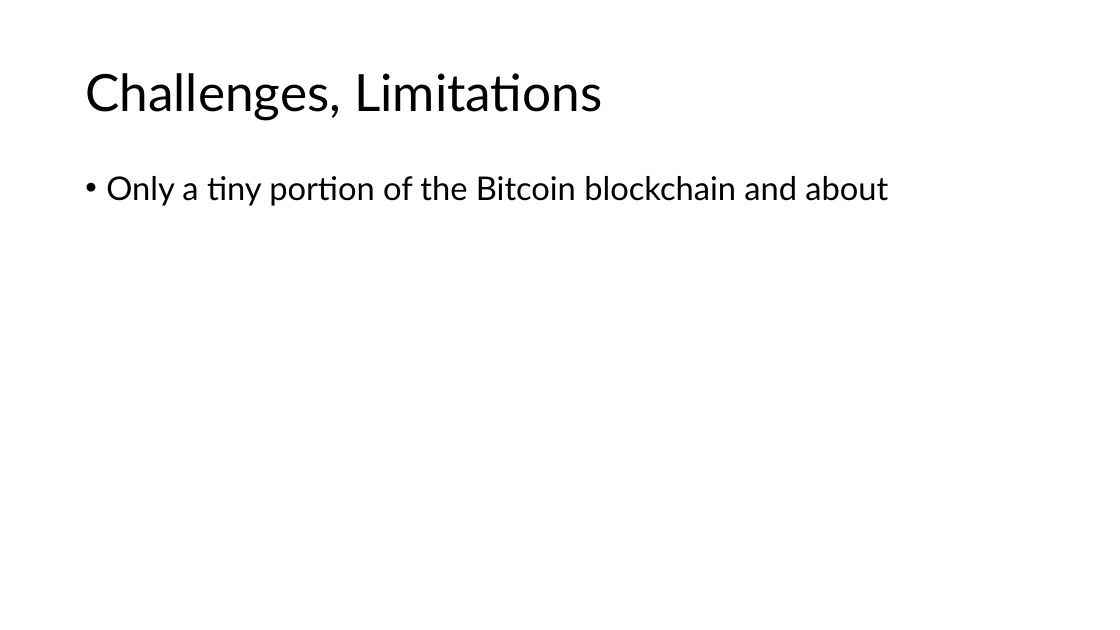
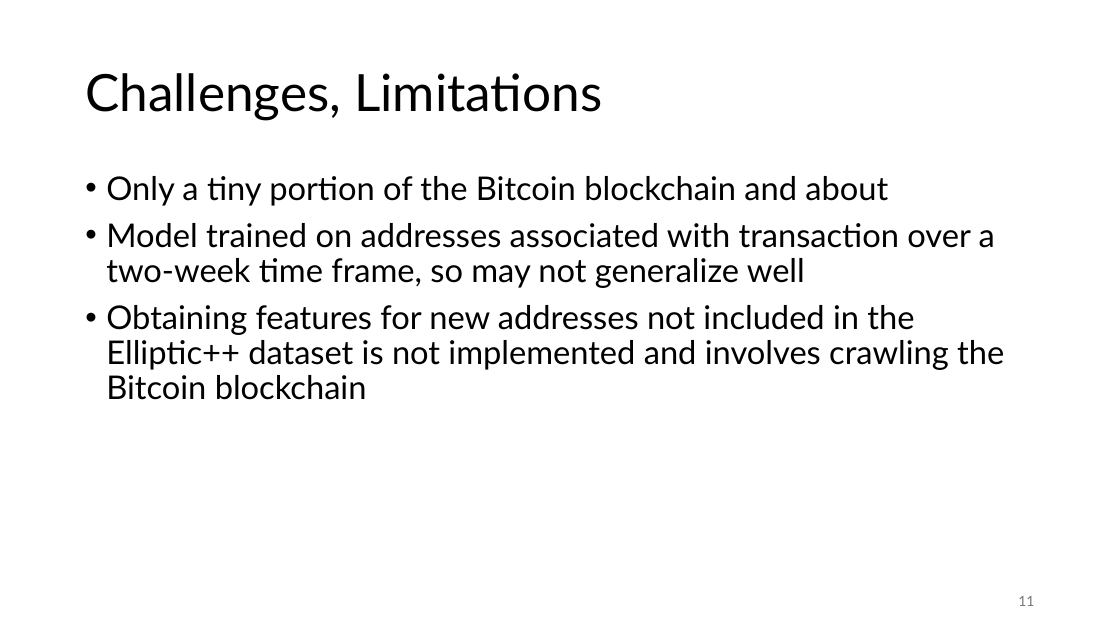
Before and after one commit to LucasBerzuk/DATA3010Project, a slide deck: slide 11 of Nov28_presentation.pptx (slide 8 before the commit). Drawn at 1120x630 pixels with LibreOffice and Linux fonts; fonts in the diff are those of the drawing. Boxes give left, top, right and bottom in pixels: in the first picture for what was removed or moved away, otherwise in the second. Text is boxed around its words. In the diff, an @@ line names an element or a change of style, - is before the commit and + after.

```diff
--- a/Nov28_presentation.pptx
+++ b/Nov28_presentation.pptx
@@ text at (106,223,1004,400): paragraphs added @@
+• Model trained on addresses associated with transaction over a two-week time frame, so may not generalize well
+• Obtaining features for new addresses not included in the Elliptic++ dataset is not implemented and involves crawling the Bitcoin blockchain
@@ page number added at (1018,596,1034,606), 12 pt, text #797979 @@
+11
```
Also in this commit, not shown: 4 other slides changed, 7 slides added, 3 slides removed, 1 other file.
